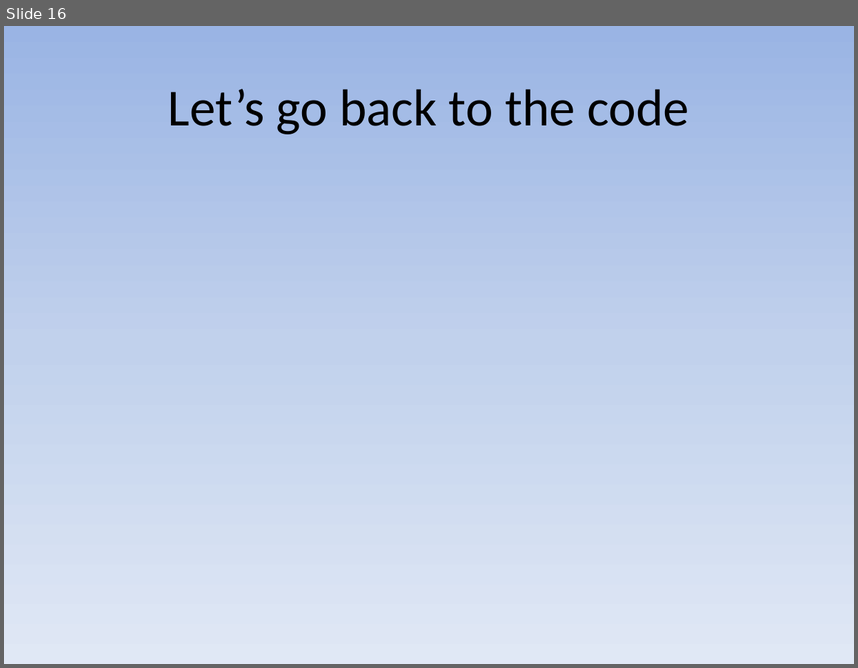
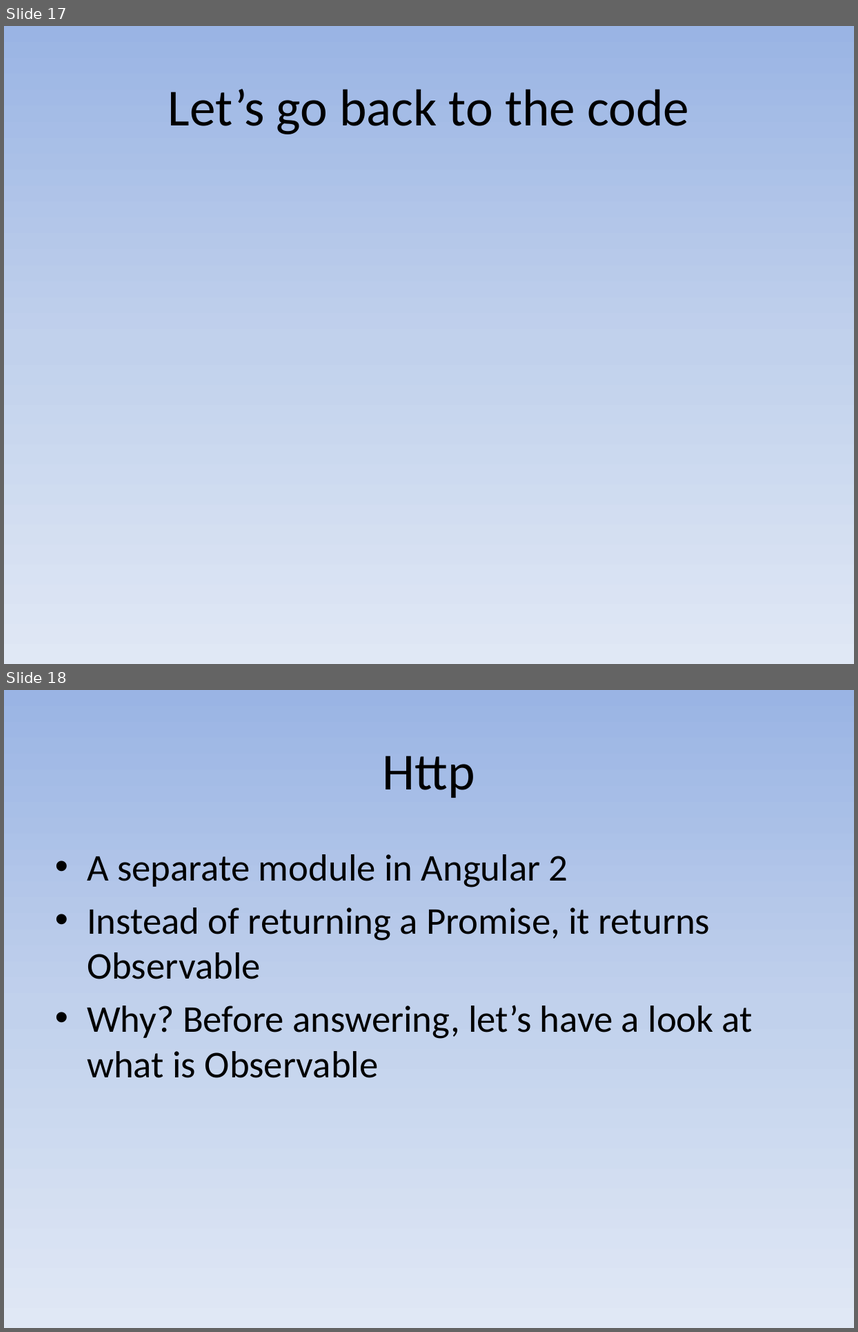
Before and after one commit to mayuanyang/HelloAngular2, a slide deck: angular2.pptx. Shown one above the other, each under a label of ours: slide 16 before the commit, slides 17 and 18 after it. The pictures are 858x668 and 858x1332 pixels, drawn with LibreOffice and Linux fonts; fonts in the diff are those of the drawing. Boxes give left, top, right and bottom in pixels: in the first picture for what was removed or moved away, otherwise in the second. Text is boxed around its words. In the diff, an @@ line names an element or a change of style, - is before the commit and + after.

Commit message:
Implement simple observable component

```diff
--- a/angular2.pptx
+++ b/angular2.pptx
@@ slide 18 added at <box>4,690,854,1328</box>, background gradient #9AB5E4 to #C2D1ED to #E1E8F5 @@
@@ title added at <box>383,756,475,798</box>, 44 pt, text #000000 @@
+Http
@@ text added at <box>87,854,753,1078</box>, 32 pt, text #000000 @@
+• A separate module in Angular 2
+• Instead of returning a Promise, it returns Observable
+• Why? Before answering, let’s have a look at what is Observable
@@ what was slide 16 is now slide 17 @@
```
Also in this commit, not shown: 2 slides changed, 5 other slides added, 12 other files.
